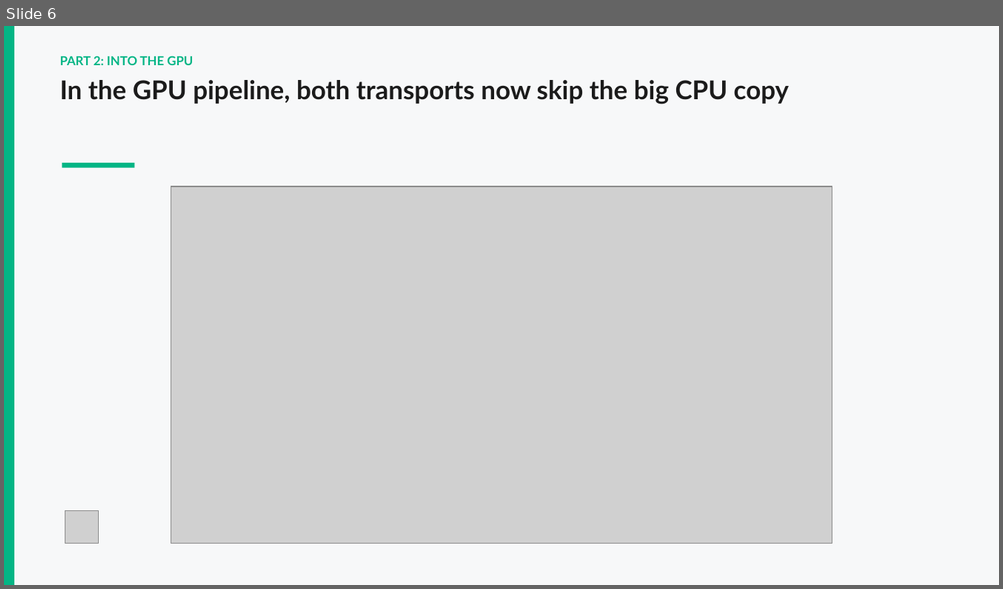
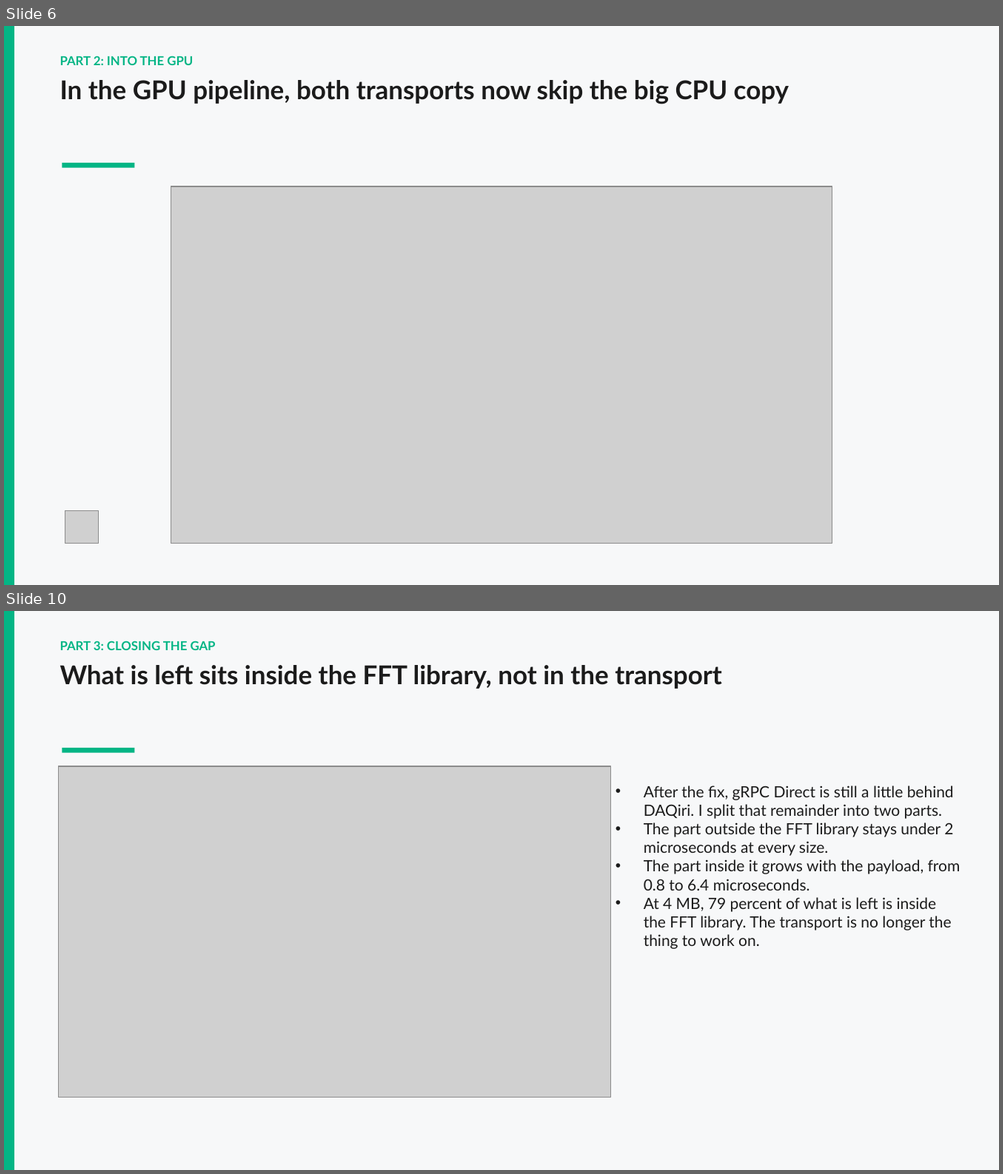
Before and after one commit to dvthomas01/DAQIRI_v_GRPC, a slide deck: presentation/Intern_showcase_Dami.pptx. Shown one above the other, each under a label of ours: slide 6 before the commit, slides 6 and 10 after it; the slides between them are not shown. The pictures are 1003x589 and 1003x1174 pixels, drawn with LibreOffice and Linux fonts; fonts in the diff are those of the drawing; grey boxes stand for pictures. Boxes give left, top, right and bottom in pixels: in the first picture for what was removed or moved away, otherwise in the second. Text is boxed around its words. In the diff, an @@ line names an element or a change of style, - is before the commit and + after.

```diff
--- a/presentation/Intern_showcase_Dami.pptx
+++ b/presentation/Intern_showcase_Dami.pptx
@@ slide 10 added at (4,611,999,1170), background #F7F8F9 @@
@@ rectangle added at (4,611,14,1170), fill #03B585 @@
@@ text added at (60,641,216,650), 12 pt, text #03B585, bold @@
+PART 3: CLOSING THE GAP
@@ text added at (60,665,722,689), 25 pt, text #1B1B1B, bold @@
+What is left sits inside the FFT library, not in the transport
@@ rectangle added at (62,748,134,753), fill #03B585 @@
@@ picture added at (59,766,611,1097) @@
@@ text added at (643,786,960,949), 15 pt, text #1B1B1B @@
+• After the fix, gRPC Direct is still a little behind DAQiri. I split that remainder into two parts.
+• The part outside the FFT library stays under 2 microseconds at every size.
+• The part inside it grows with the payload, from 0.8 to 6.4 microseconds.
+• At 4 MB, 79 percent of what is left is inside the FFT library. The transport is no longer the thing to work on.
```
Also in this commit, not shown: 6 slides changed, 5 other slides added, 2 slides removed, 7 other files.
